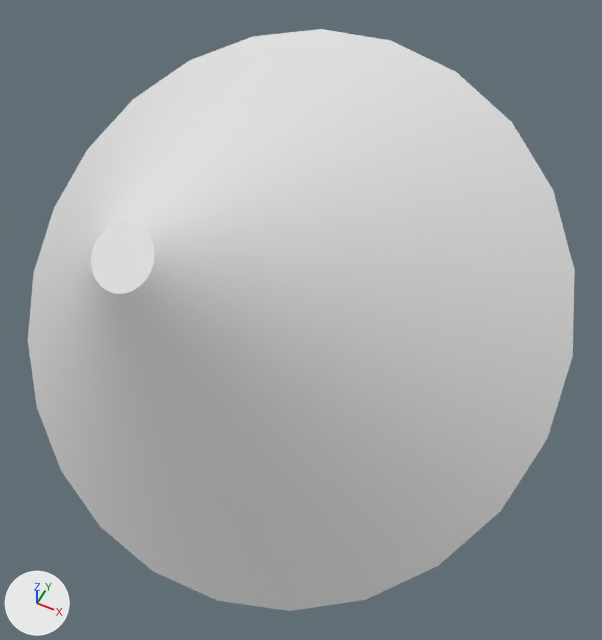
The OBJ model NorfolkVizApp/depends/models/F01.obj as it was, and as the next commit left it.
Before and after are seen from a 50 mm camera at (33.0, -267.9, -0.3) aimed at (-9.5, -183.0, -106.5). Every picture has the same lights, and +X, +Y and +Z are marked at lower left. Where no turn or scale is listed for an object, it has been applied to the vertices.

In view in the first picture: 'F01'.
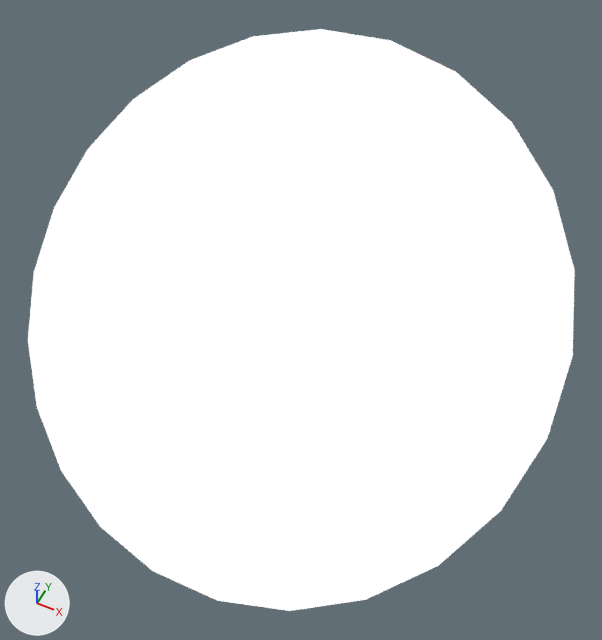
Location of each change, (x1, y1, x2, y2) in pixels of the pictures (602 x 640 px):
'F01', recoloured
    both: (28, 29, 575, 611)

The edits, one by one:
Picture 'lightGrad.jpg' (img_lightgrad_jpg) is new.
Material '17___Default' (mat_17___default) is new.
Its texture is img_lightgrad_jpg.
Its roughness is 0.9.
Its emission strength is 1.0.
me_f01 has 146 vertices, 288 faces and spans x -66.1..34.6, y -221.3..-143.3, z -139.4..-67.4.
me_f01 now uses material mat_17___default (picture img_lightgrad_jpg).
